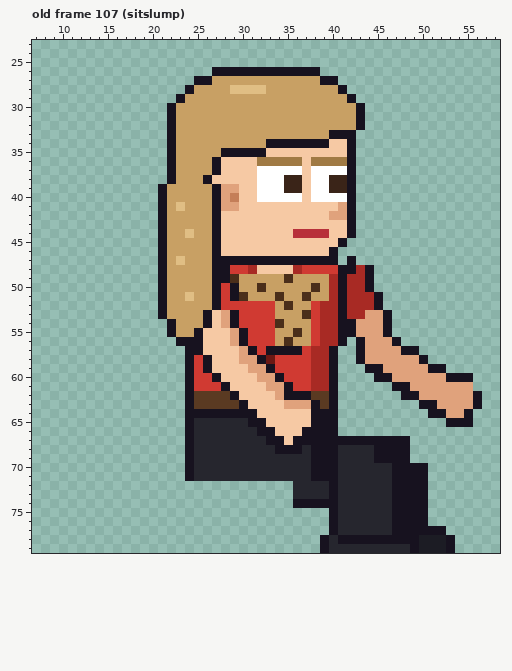
Pixel-art file: sprites/staff/office_christy_right_anim.aseprite. Above: the version before the commit.
64x80 pixels, 129 frames. Colours within 5 levels of each other are drawn and written as one. Shown: old frame 107 (sitslump): x 7..58, y 23..79. The commit also changed other frames, which this record leaves out.
The same view after the edit:
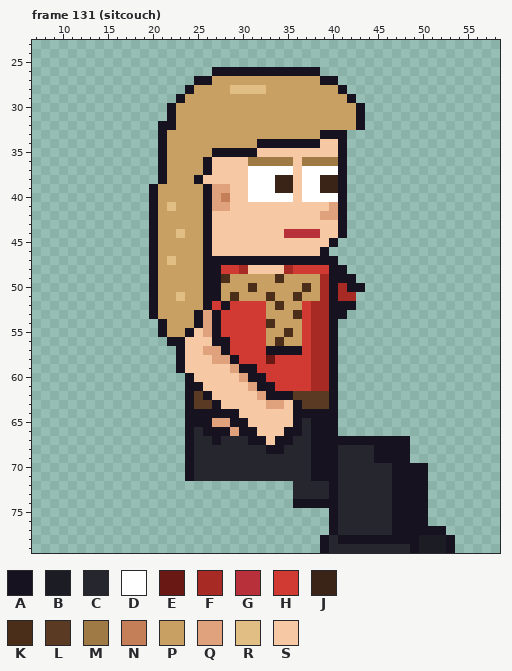
Palette (. is transparent): A #17121f  B #1c1c24  C #26262e  D #ffffff  E #6a1814  F #a82a24  G #b8303a  H #d03a32  J #3a2418  K #4a2e1a  L #5a3a22  M #a07a44  N #c47e58  P #c8a064  Q #e0a27c  R #e0be84  S #f6c9a4
A new or re-ordered frame is compared with the old frame closest to it.
Changes in this commit:
frames 129 -> 135
Changed rows in their new state; - is an unchanged pixel.
Frame 131 (sitcouch) is new; against old frame 107 (sitslump):
first column x 20:
32 -A-----------------------------------
33 -AP----------------A--.--------------
34 -AP---------A------S-A.--------------
35 -AP----A----S--------A.--------------
36 -AP---AS---M----SM---A.--------------
37 -AP---AS---D----SD---A.--------------
38 -AP--AS----D--J-SD-J-A.--------------
39 AP----AQ-S-D--J-SD-J-A.--------------
40 AP----AQNS-D----SD---A.--------------
41 APRP--AQ-S----------QA.--------------
42 AP----AS-----------Q-A.--------------
43 AP----AS-------------A.--------------
44 AP-RP-AS-------G---S-A.--------------
45 AP----AS------------A.---------------
46 AP----AS-----------A.----------------
47 APRP--A---------------.--------------
48 AP----A-H-FS---FH---A-...------------
49 AP----A-KP----KP---FA-A..------------
50 AP----A-PP-KP----KPFAFAA.------------
51 AP-RP-A-PKP--KP-KP-FAF-...-----------
52 AP----AHA----PKP-HF-A-A...-----------
53 AP---AQAHH---P--KHF-A-.....----------
54 -AP--AQAHH---KP--HF-A......----------
55 -AP-ASQAHHH--P-KPHF-A......----------
56 --A-SS-AAHH--PKP-HF-A.-.....---------
57 ---ASSQQAHHH-----------.......-------
58 ---ASSSQQAHHH----------........------
59 ---ASSS--QAAHH----------.........----
60 -----SSS--QAAHH----------...........-
61 -----ASSS--QAAHH-----------.........-
62 ------ASSS--QAA-LL----------.........
63 -------ASSS--QQSALL-----------.......
64 ----------SS----AA-------------.....-
65 -----AAQQAASS---AC---------------...-
66 ------AAAQAASS-AAC-------------------
67 -------A---AAS-ACC-------------------
68 -------------A-CC--------------------
